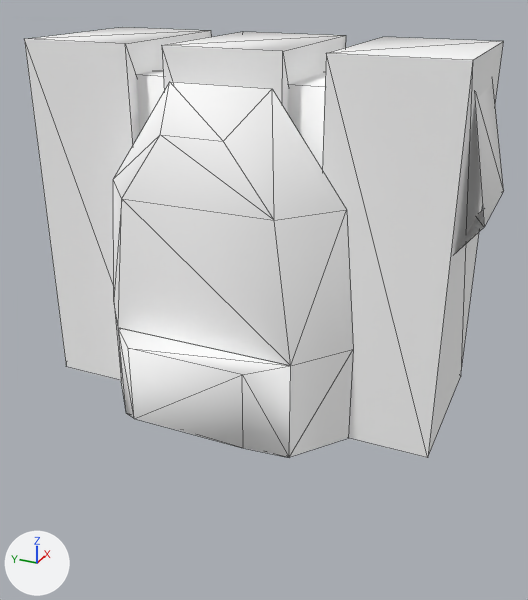
The OBJ model Assets/Art/Nova1492/GXConverted/Models/ItemsAndUi/Icons/datan_common_itempwr_f2f2988a.obj: old version first, new version second.
Rendered twice from a 50 mm lens placed at (-2.18, -1.01, 1.4), pointed at (-0.06, -0.06, 0.34). Arrows for +X, +Y and +Z are at lower left; the lights stay in place. The picture after the commit comes second. Mesh edges are drawn as thin lines. Where no turn or scale is listed for an object, it has been applied to the vertices. Vertices at exactly the same position are counted once.

Before the edit, the objects in view are built like this:
```python
me_datan_common_itempwr_f2f2988a = bpy.data.meshes.new('datan_common_itempwr_f2f2988a')
me_datan_common_itempwr_f2f2988a.from_pydata(...)  # 80 vertices, 85 faces; spans x -0.53..0.387, y -0.773..0.695, z -0.003..1.19
me_datan_common_itempwr_f2f2988a.materials.append(mat_datan_common_itempwr_f2f2988a)  # its picture is missing
# before: 76 (-0.136, -0.694, 1.118), 77 (-0.177, -0.773, 0.746) at pixel (484, 227), 79 (-0.187, -0.694, 0.646)
ob_datan_common_itempwr_f2f2988a = bpy.data.objects.new('datan_common_itempwr_f2f2988a', me_datan_common_itempwr_f2f2988a)
ob_datan_common_itempwr_f2f2988a.location = (0.0, 0.0, 0.0)
```
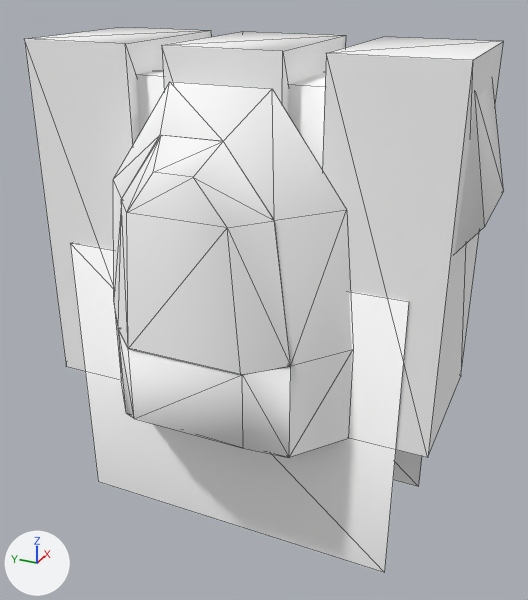
Location of each change, [x1, y1, x2, y2] in pixels of the pictures (528 x 600 px):
'datan_common_itempwr_f2f2988a_mesh03', added: after [70, 243, 422, 573]
'datan_common_itempwr_f2f2988a_mesh01', added: after [118, 135, 291, 375]
part 1 of me_datan_common_itempwr_f2f2988a, added: after [454, 102, 484, 254]

The change, as a list of edits to the scene's bpy script:
```text
Change me_datan_common_itempwr_f2f2988a:
    used by ob_datan_common_itempwr_f2f2988a; location = (0.0, 0.0, 0.0)
    verts and faces of me_datan_common_itempwr_f2f2988a; kept vertices keep their numbers, new ones are numbered from 80
    remove me_datan_common_itempwr_f2f2988a.from_pydata(...)  # 80 vertices, 85 faces; spans x -0.53..0.387, y -0.773..0.695, z -0.003..1.19
    add me_datan_common_itempwr_f2f2988a.from_pydata(...)  # 80 vertices, 87 faces; spans x -0.53..0.387, y -0.773..0.695, z -0.003..1.19
    me_datan_common_itempwr_f2f2988a part 1
    add faces += [(76, 79, 77)]
    other edits to the shape of me_datan_common_itempwr_f2f2988a do not show in these pictures
Add me_datan_common_itempwr_f2f2988a_mesh03:
    me_datan_common_itempwr_f2f2988a_mesh03.from_pydata([(-0.253, -0.602, -0.517), (-0.253, -0.602, 0.517), (-0.253, 0.602, 0.517), (-0.253, 0.602, -0.517), (0.253, -0.602, -0.517), (0.253, 0.602, -0.517), (0.253, 0.602, 0.517), (0.253, -0.602, 0.517)], [], [(0, 1, 2), (2, 3, 0), (4, 5, 6), (6, 7, 4), (2, 1, 7), (7, 6, 2)])
    me_datan_common_itempwr_f2f2988a_mesh03.materials.append(mat_datan_common_itempwr_f2f2988a)  # its picture is missing
Add me_datan_common_itempwr_f2f2988a_mesh01:
    me_datan_common_itempwr_f2f2988a_mesh01.from_pydata([(-0.533, 0.19, 0.327), (-0.533, -0.195, 0.327), (-0.533, -0.161, 0.769), (-0.533, 0.155, 0.769), (-0.533, -0.064, 0.895), (-0.533, 0.059, 0.895), (-0.427, -0.307, 0.327), (-0.427, -0.252, 0.769), (-0.427, -0.1, 0.971), (-0.427, 0.094, 0.971), (-0.427, 0.247, 0.769), (-0.427, 0.301, 0.327)], [], [(0, 1, 2), (2, 3, 0), (3, 2, 4), (4, 5, 3), (6, 7, 2), (2, 1, 6), (7, 8, 4), (4, 2, 7), (8, 9, 5), (5, 4, 8), (9, 10, 3), (3, 5, 9), (10, 11, 0), (0, 3, 10)])
    me_datan_common_itempwr_f2f2988a_mesh01.materials.append(mat_datan_common_itempwr_f2f2988a)  # its picture is missing
Add ob_datan_common_itempwr_f2f2988a_mesh03:
    ob_datan_common_itempwr_f2f2988a_mesh03 = bpy.data.objects.new('datan_common_itempwr_f2f2988a_mesh03', me_datan_common_itempwr_f2f2988a_mesh03)
    ob_datan_common_itempwr_f2f2988a_mesh03.location = (0.0, 0.0, 0.0)
Add ob_datan_common_itempwr_f2f2988a_mesh01:
    ob_datan_common_itempwr_f2f2988a_mesh01 = bpy.data.objects.new('datan_common_itempwr_f2f2988a_mesh01', me_datan_common_itempwr_f2f2988a_mesh01)
    ob_datan_common_itempwr_f2f2988a_mesh01.location = (0.0, 0.0, 0.0)
```
